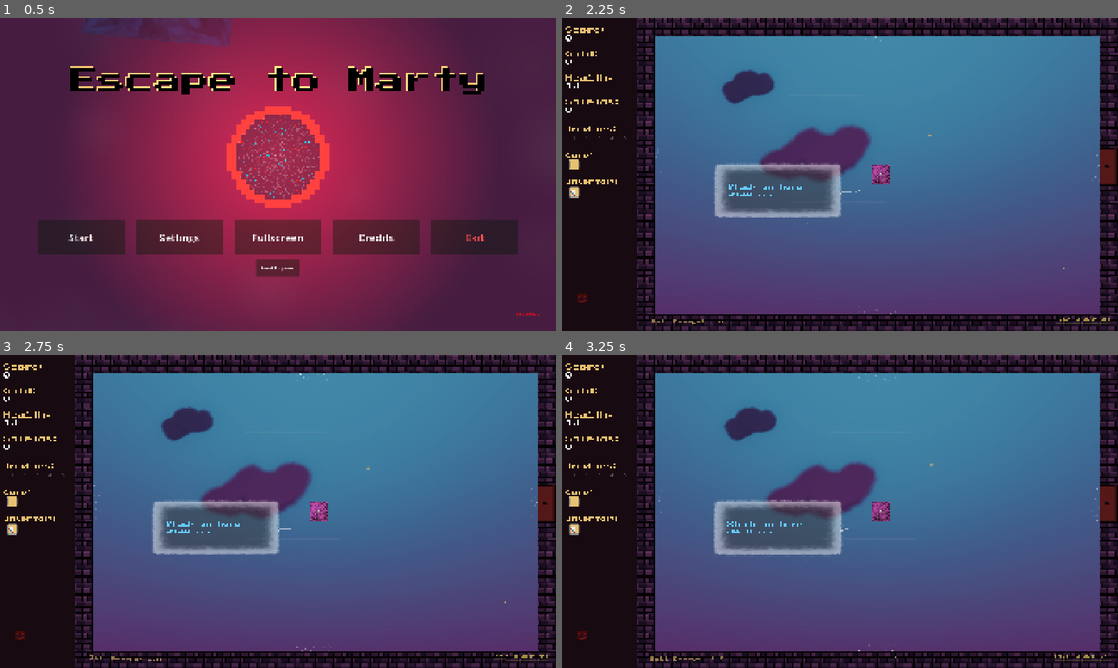
Above: before the commit, frames 1-4 (two rows, left to right).
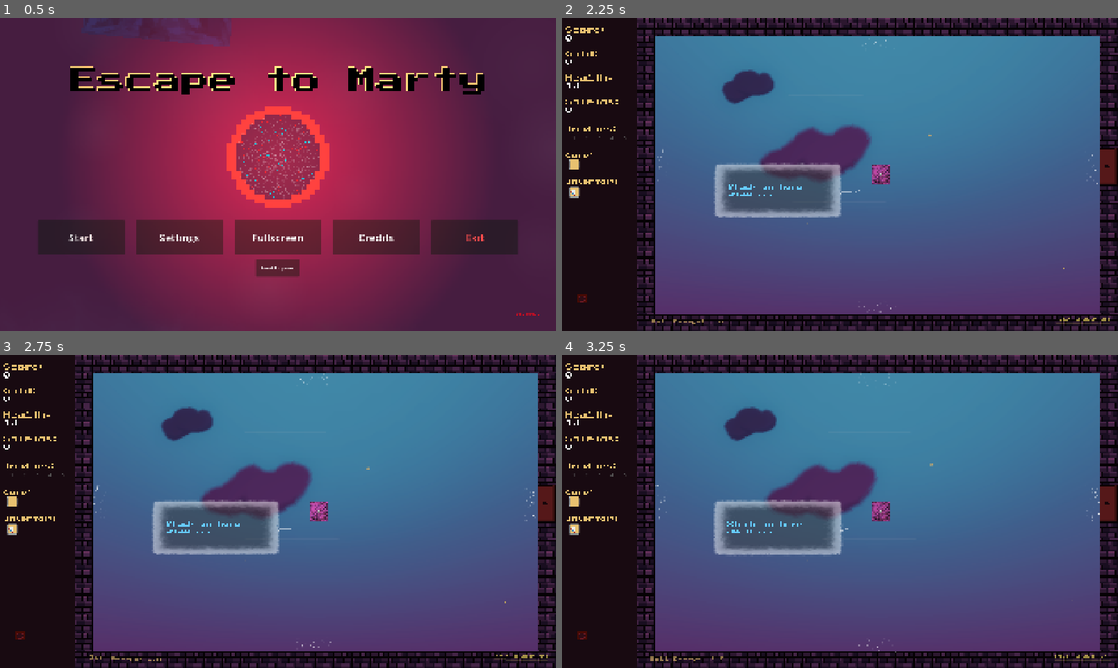
Above: after the commit, the same moments.

Repository: lostpoet999/escape_to_marty
Game: Godot game, scene res://scenes_and_scripts/ui_main_menu/main_menu.tscn
Same seed, same stepped clock (60 frames per second), same inputs: the game is played once before the commit and once after it. Sound files missing from this copy of the repository are replaced by a short silence.
Inputs (mouse positions are in pixels of both pictures, inside the frame that each line leads up to):
- Up to frame 1 (0.5 s): no input
- Up to frame 2 (2.25 s): click "Start" at 0.5 s; click (573, 165) at 1.27 s; click (573, 193) at 2.02 s
- Up to frame 3 (2.75 s): no input
- Up to frame 4 (3.25 s): click (573, 502) at 2.77 s

Frame 1 is identical in both runs. In frame 2, less than 0.1% of the frame differs, in the area x 16-97%, y 5-97%; in frame 3, less than 0.1%, in the area x 16-97%, y 5-95%; in frame 4, less than 0.1%.

Commit message:
small adjust to particle positioning + sprites polishing

Diff:
--- a/scenes_and_scripts/exits/east_exit.tscn
+++ b/scenes_and_scripts/exits/east_exit.tscn
@@ -9,7 +9,7 @@
 [node name="EastExit" unique_id=618575957 instance=ExtResource("1_v65l6")]
 
 [node name="exit_particles" parent="." index="0" unique_id=633668457 instance=ExtResource("2_anq2d")]
-position = Vector2(-64, 0)
+position = Vector2(-82, 0)
 rotation = 3.1415927
 
 [node name="CollisionShape2D" type="CollisionShape2D" parent="." index="1" unique_id=137459280]
--- a/scenes_and_scripts/exits/north_exit.tscn
+++ b/scenes_and_scripts/exits/north_exit.tscn
@@ -9,7 +9,7 @@
 [node name="NorthExit" unique_id=618575957 instance=ExtResource("1_otxt5")]
 
 [node name="exit_particles" parent="." index="0" unique_id=633668457 instance=ExtResource("2_rb4oc")]
-position = Vector2(0, 64)
+position = Vector2(0, 82)
 rotation = 1.5707964
 
 [node name="CollisionShape2D" type="CollisionShape2D" parent="." index="1" unique_id=1206359302]
--- a/scenes_and_scripts/exits/south_exit.tscn
+++ b/scenes_and_scripts/exits/south_exit.tscn
@@ -9,7 +9,7 @@
 [node name="SouthExit" unique_id=618575957 instance=ExtResource("1_jt87b")]
 
 [node name="exit_particles" parent="." index="0" unique_id=633668457 instance=ExtResource("2_bocl2")]
-position = Vector2(0, -64)
+position = Vector2(0, -82)
 rotation = -1.5707964
 
 [node name="CollisionShape2D" type="CollisionShape2D" parent="." index="1" unique_id=2121695436]
--- a/scenes_and_scripts/exits/west_exit.tscn
+++ b/scenes_and_scripts/exits/west_exit.tscn
@@ -9,7 +9,7 @@
 [node name="WestExit" unique_id=618575957 instance=ExtResource("1_2q54b")]
 
 [node name="exit_particles" parent="." index="0" unique_id=633668457 instance=ExtResource("2_ahksb")]
-position = Vector2(64, 0)
+position = Vector2(82, 0)
 
 [node name="CollisionShape2D" type="CollisionShape2D" parent="." index="1" unique_id=43937749]
 shape = SubResource("RectangleShape2D_2q54b")
Binary file changed: scenes_and_scripts/actors/enemies/specific_enemies/rage_blob/rage_blob.png
Binary file changed: scenes_and_scripts/collectibles/coin_rotation_anim.png
